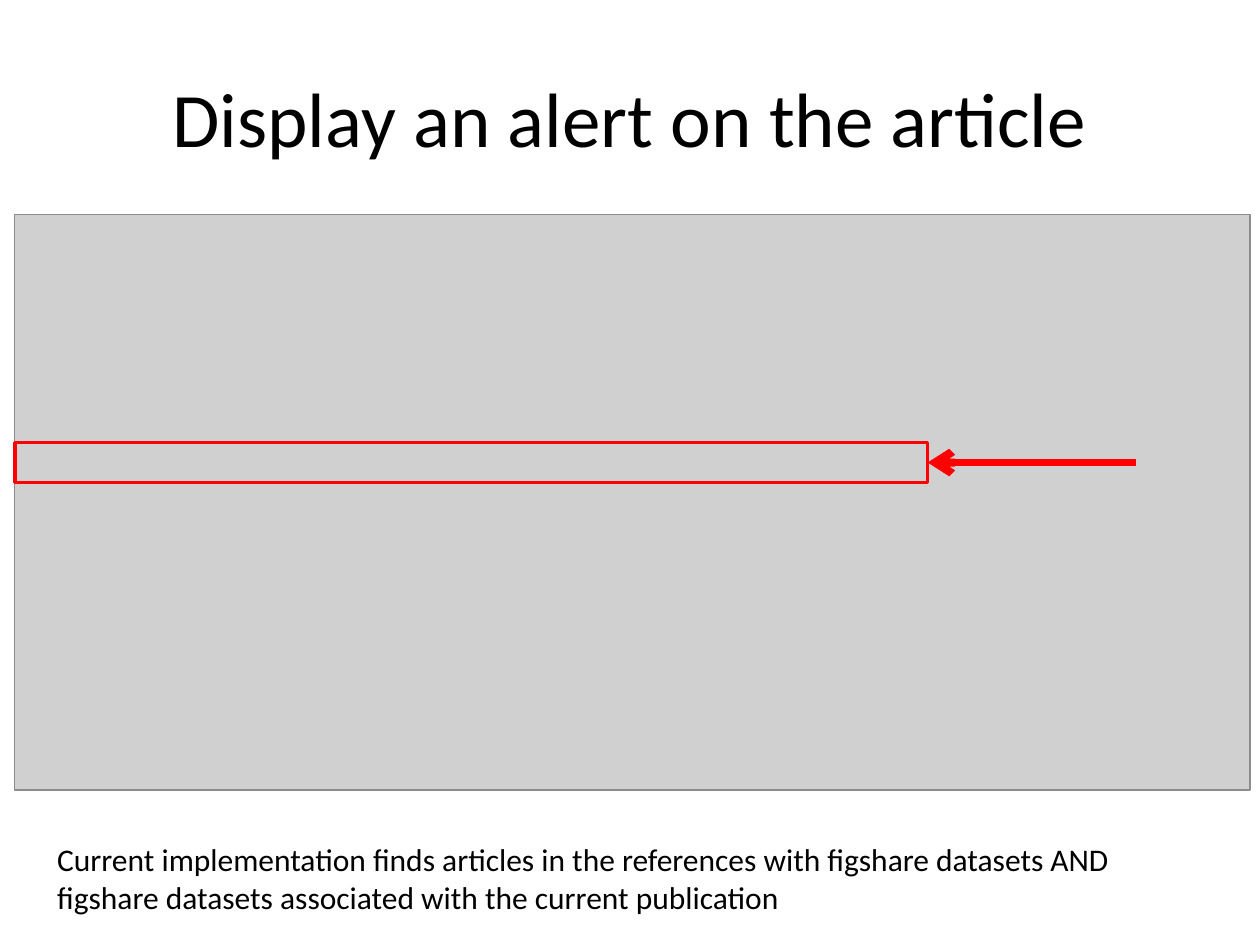
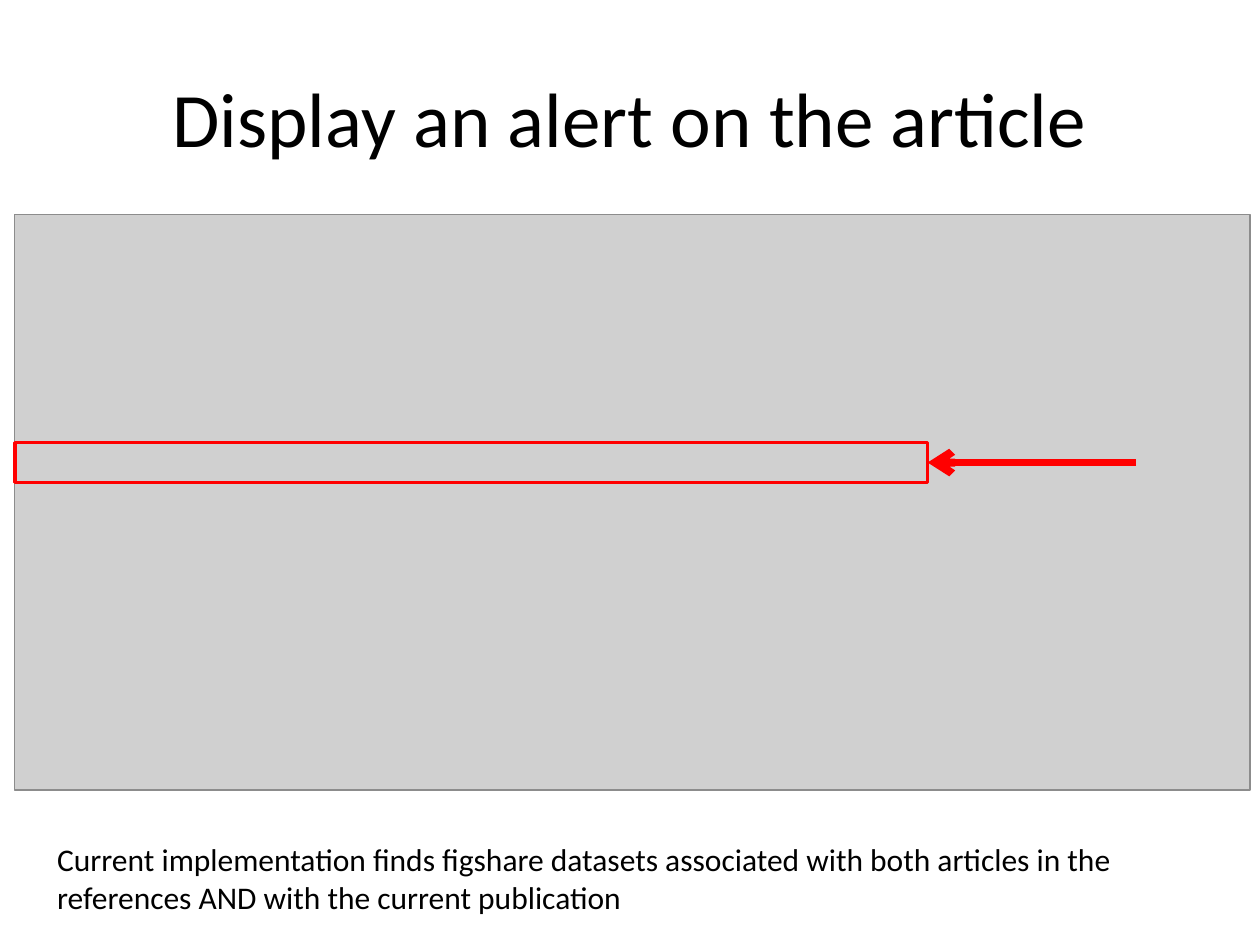
Before and after one commit to ScientificDataLabs/dataset-updates-plugin, a slide deck: slide 8 of presentations/Dataset-update-hack-presentation.pptx. Drawn at 1260x945 pixels with LibreOffice and Linux fonts; fonts in the diff are those of the drawing; grey boxes stand for pictures. Boxes give left, top, right and bottom in pixels: in the first picture for what was removed or moved away, otherwise in the second. Text is boxed around its words. In the diff, an @@ line names an element or a change of style, - is before the commit and + after.

Commit message:
final final slides

```diff
--- a/presentations/Dataset-update-hack-presentation.pptx
+++ b/presentations/Dataset-update-hack-presentation.pptx
@@ text at bbox=[57, 849, 1110, 914]: text changed @@
-Current implementation finds articles in the references with figshare datasets AND figshare datasets associated with the current publication
+Current implementation finds figshare datasets associated with both articles in the references AND with the current publication
```
Also in this commit, not shown: 1 other file.
